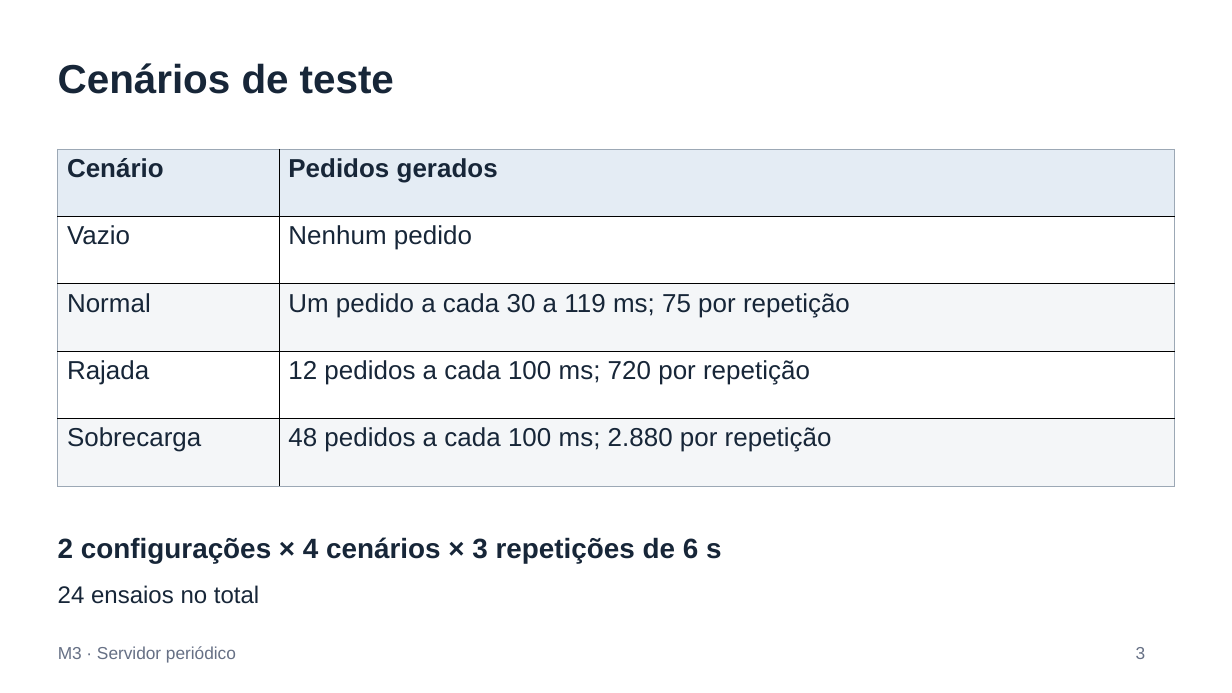
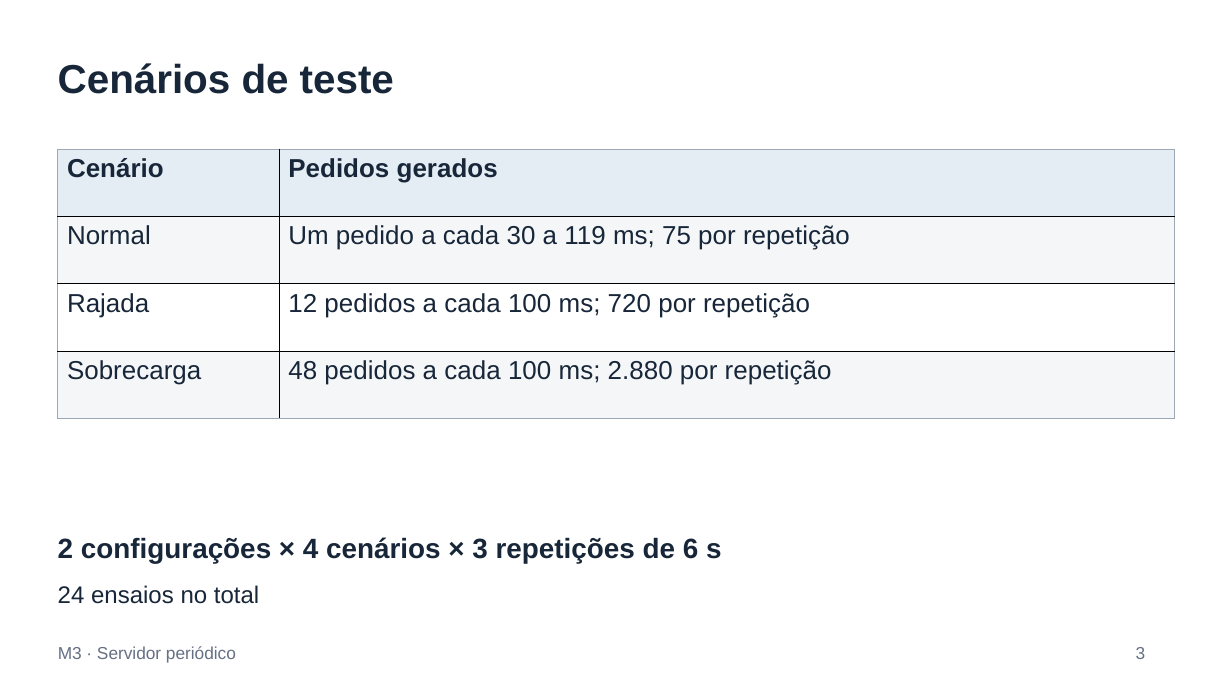
Before and after one commit to BazilioThiago/projeto-esteira-tg-esp32, a slide deck: slide 3 of docs/m3/Apresentacao M3.pptx. Drawn at 1232x693 pixels with LibreOffice and Linux fonts; fonts in the diff are those of the drawing. Boxes give left, top, right and bottom in pixels: in the first picture for what was removed or moved away, otherwise in the second. Text is boxed around its words. In the diff, an @@ line names an element or a change of style, - is before the commit and + after.

Commit message:
Remove cenário vazio das tabelas da apresentação M3

```diff
--- a/docs/m3/Apresentacao M3.pptx
+++ b/docs/m3/Apresentacao M3.pptx
@@ table at [57, 149, 1175, 419] @@
-row 2: Vazio | Nenhum pedido
```
Also in this commit, not shown: 1 other slide changed.
